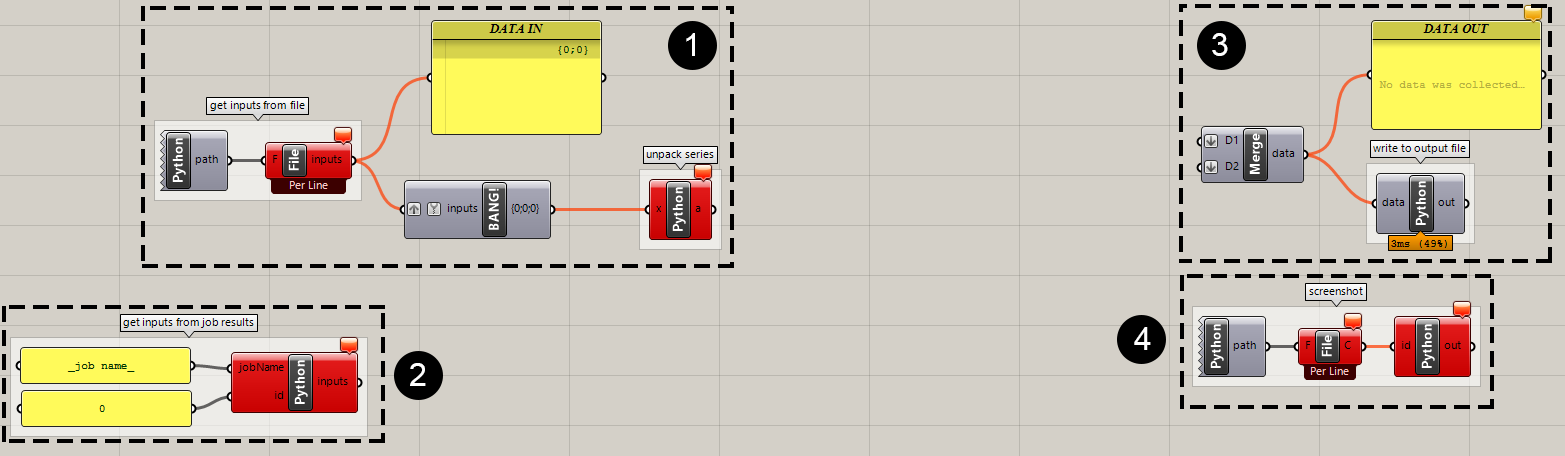
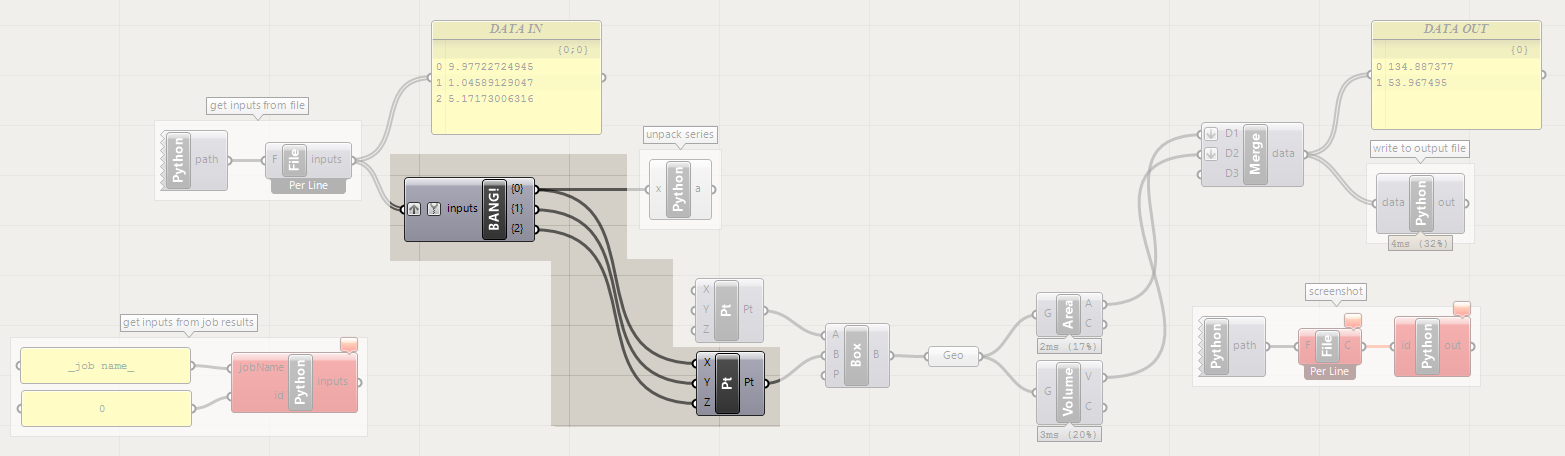
Layered file, before and after one edit (1565x456). Changes by layer:
added layer "Layer 7" above "Layer 3 copy" over [390, 154, 780, 427]
added layer "Layer 3 copy" (65%) above "Layer 5" over [0, 0, 1565, 456]
added layer "Layer 5" above "Layer 4" over [0, 3, 1558, 456]
